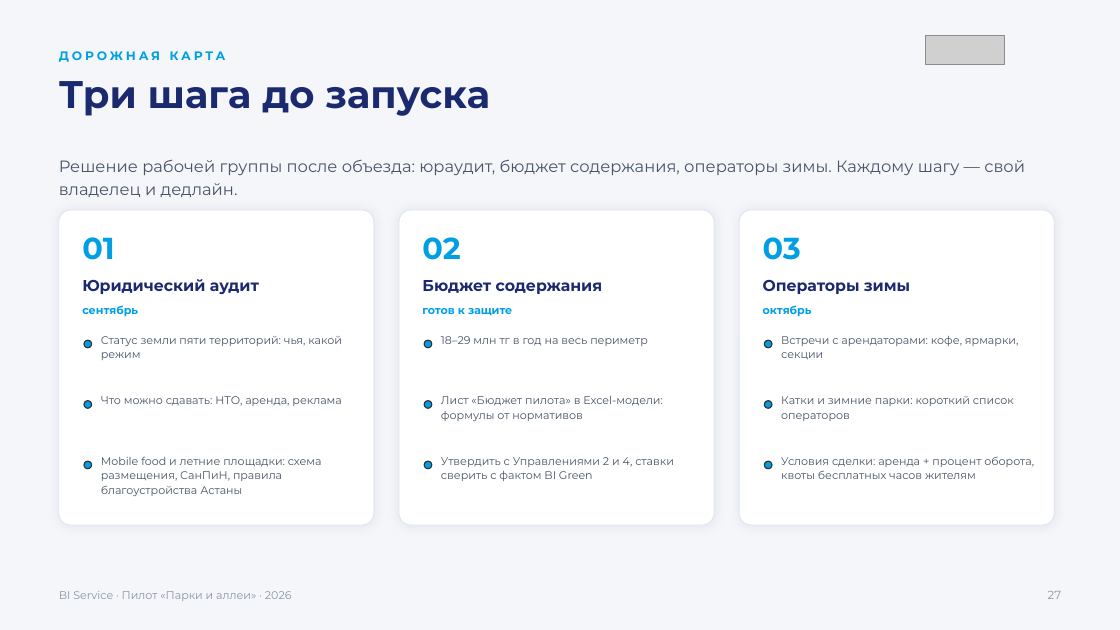
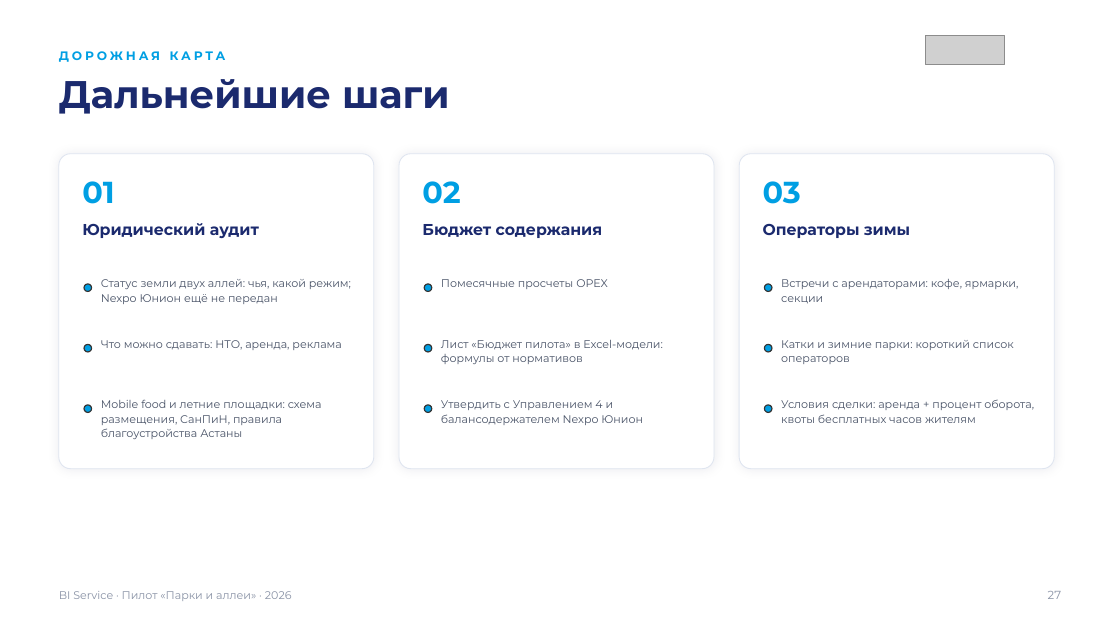
Before and after one commit to jprashkevich/bi-korshiler, a slide deck: slide 12 of docs/research/BIG-Life-park-pilot.pptx (slide 28 before the commit). Drawn at 1120x630 pixels with LibreOffice and Linux fonts; fonts in the diff are those of the drawing; grey boxes stand for pictures. Boxes give left, top, right and bottom in pixels: in the first picture for what was removed or moved away, otherwise in the second. Text is boxed around its words. In the diff, an @@ line names an element or a change of style, - is before the commit and + after.

```diff
--- a/docs/research/BIG-Life-park-pilot.pptx
+++ b/docs/research/BIG-Life-park-pilot.pptx
@@ background #F4F6FA to #FFFFFF @@
@@ text at (x1=59, y1=79, x2=450, y2=114): text changed @@
-Три шага до запуска
+Дальнейшие шаги
@@ text removed at (x1=59, y1=159, x2=1025, y2=197) @@
-Решение рабочей группы после объезда: юраудит, бюджет содержания, операторы зимы. Каждому шагу — свой владелец и дедлайн.
@@ text at (x1=101, y1=279, x2=351, y2=304): text changed @@
-Статус земли пяти территорий: чья, какой режим
+Статус земли двух аллей: чья, какой режим; Nexpo Юнион ещё не передан
@@ text at (x1=441, y1=279, x2=608, y2=289): text changed @@
-18–29 млн тг в год на весь периметр
+Помесячные просчеты OPEX
@@ text removed at (x1=82, y1=305, x2=138, y2=316) @@
-сентябрь
@@ text removed at (x1=422, y1=308, x2=512, y2=316) @@
-готов к защите
@@ text removed at (x1=763, y1=305, x2=812, y2=316) @@
-октябрь
@@ text at (x1=441, y1=400, x2=643, y2=425): text changed @@
-Утвердить с Управлениями 2 и 4, ставки сверить с фактом BI Green
+Утвердить с Управлением 4 и балансодержателем Nexpo Юнион
@@ 12 texts, 9 ellipses, 3 rounded rectangles moved together from (x1=59, y1=210, x2=1054, y2=525) to (x1=59, y1=154, x2=1054, y2=469) @@
```
Also in this commit, not shown: 17 other slides changed, 2 slides added, 15 slides removed, 1 other file.
